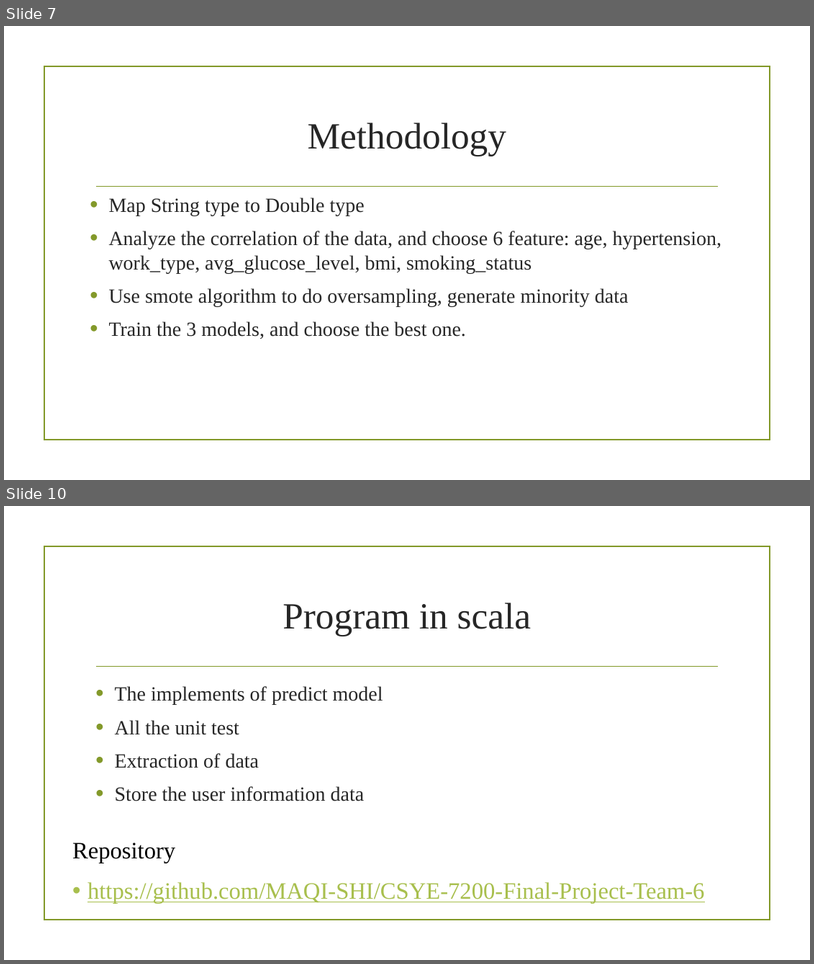
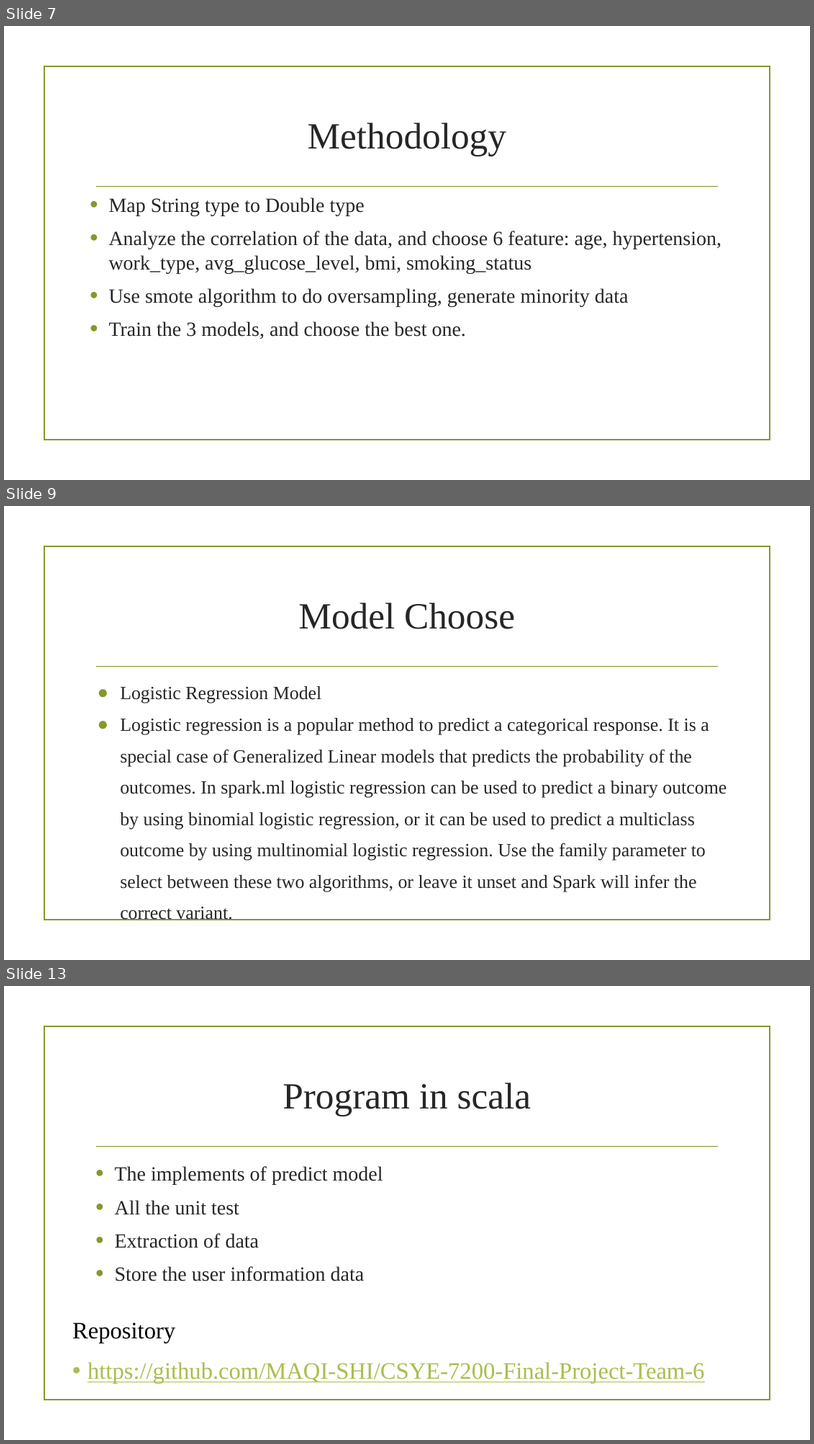
Before and after one commit to MAQI-SHI/CSYE-7200-Final-Project-Team-6, a slide deck: finalPresentation.pptx. Shown one above the other, each under a label of ours: slides 7 and 10 before the commit, slides 7, 9 and 13 after it; the slides between them are not shown. The pictures are 814x964 and 814x1444 pixels, drawn with LibreOffice and Linux fonts; fonts in the diff are those of the drawing; background and template pictures are left out. Boxes give left, top, right and bottom in pixels: in the first picture for what was removed or moved away, otherwise in the second. Text is boxed around its words. In the diff, an @@ line names an element or a change of style, - is before the commit and + after.

```diff
--- a/finalPresentation.pptx
+++ b/finalPresentation.pptx
@@ slide 9 added at (4,506,810,960), background picture (left out); not listed: 2 template elements that a slide beside it also shows @@
@@ title added at (298,602,515,629), 44 pt, text #262626 @@
+Model Choose
@@ text added at (120,686,727,892), 22.2 pt, text #262626 @@
+● Logistic Regression Model
+● Logistic regression is a popular method to predict a categorical response. It is a special case of Generalized Linear models that predicts the probability of the outcomes. In spark.ml logistic regression can be used to predict a binary outcome by using binomial logistic regression, or it can be used to predict a multiclass outcome by using multinomial logistic regression. Use the family parameter to select between these two algorithms, or leave it unset and Spark will infer the correct variant.
@@ what was slide 10 is now slide 13 @@
```
Also in this commit, not shown: 1 slide changed, 3 other slides added, 1 slide removed, 3 other files.
